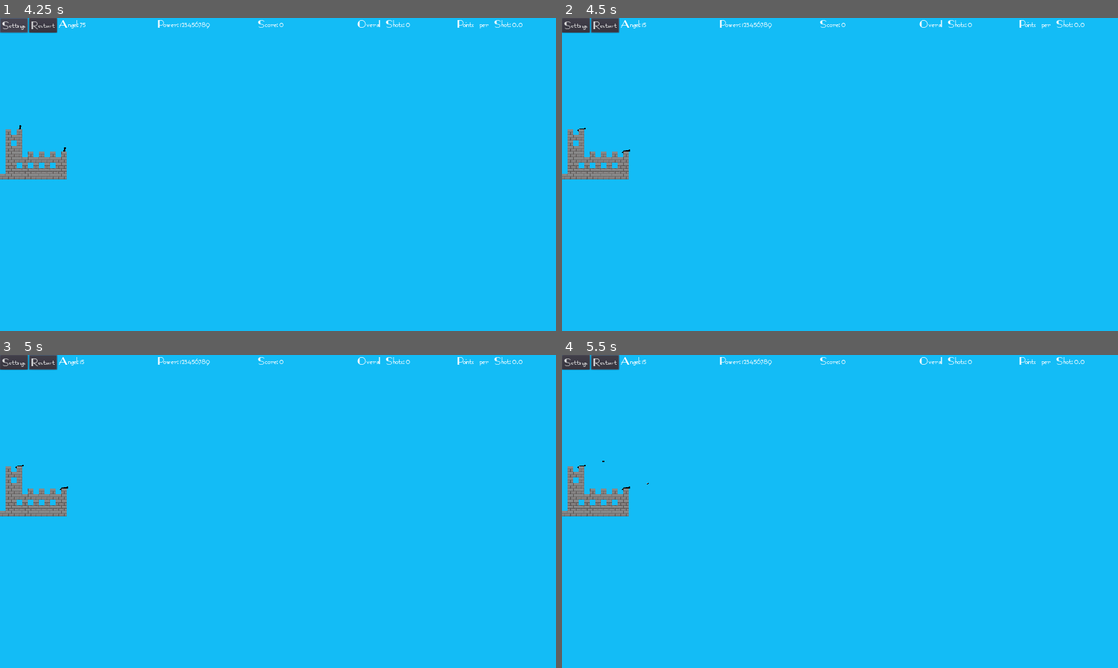
Above: before the commit, frames 1-4 (two rows, left to right).
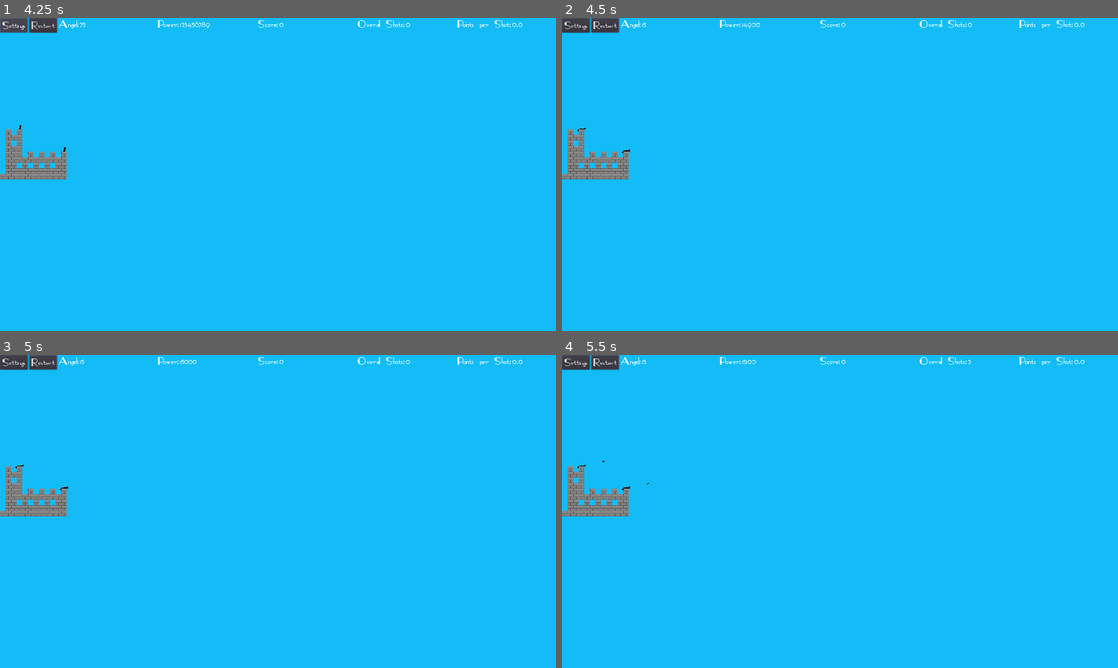
Above: after the commit, the same moments.

Repository: Coding-4Fun/Just4Fun_Mini_Shootergame
Game: Godot game, scene res://MainGame.tscn
Two runs of this game, one before a commit and one after it. Both use one fixed random seed, a clock stepped at 60 frames per second and the inputs below.
Inputs (mouse positions are in pixels of both pictures, inside the frame that each line leads up to):
- Up to frame 1 (4.25 s): click "Restart" at 0.5 s; click "Restart" at 1.25 s; click "Restart" at 2 s; click "Enable Target Timer" at 2.75 s; click "Settings" at 3.5 s
- Up to frame 2 (4.5 s): move the mouse to (962, 158) at 4.27 s; hold Right (ui_right) from 4.28 s (still down); tap Mouse wheel down (cannon_power_minus) at 4.35 s
- Up to frame 3 (5 s): keep holding Right (ui_right); tap Mouse wheel up (cannon_power_plus) at 4.55 s
- Up to frame 4 (5.5 s): tap Enter at 5 s; move the mouse to (728, 527) at 5.02 s; release Right (ui_right) at 5.03 s; hold Down (ui_down) from 5.03 s (still down); tap Mouse wheel up (cannon_power_plus) at 5.1 s; tap Space (cannon_shoot) at 5.3 s

Frame 1 is identical in both runs. In frame 2, less than 0.1% of the frame differs, in the area x 32-38%, y 1-4%; in frame 3, less than 0.1%; in frame 4, less than 0.1%, in the area x 32-74%, y 1-4%.

Commit message:
Chg: Verbindung der Signals an den SignalBus angepasst

Diff:
--- a/Cannon/Cannon.gd
+++ b/Cannon/Cannon.gd
@@ -1,9 +1,4 @@
 extends Node2D
-
-signal CannonPowerChange
-signal CannonAngelChange
-signal CannonShoot
-
 
 export var left:bool = true
 
@@ -15,7 +10,6 @@
 var can_shoot = true
 var current_rotation = 0
 
-onready var Bullet = preload("res://CannonBall/Cannonball.tscn")
 onready var Muzzle = get_node("Barrel/Muzzle")
 onready var Barrel = get_node("Barrel")
 onready var Main = get_tree().get_root().get_node("MainGame")
@@ -23,25 +17,28 @@
 
 func _ready():
 	## Kannonen umdrehen, wenn auf der rechten Seite
-	connect("CannonAngelChange", Preloads.UIMain, "_on_Cannon_CannonAngelChange")
+	SignalBus.connect("CannonAngelChange", Preloads.UIMain, "_on_Cannon_CannonAngelChange")
+	SignalBus.connect("CannonPowerChange", Preloads.UIMain, "_on_Cannon_CannonPowerChange")
+	SignalBus.connect("CannonShoot", Preloads.UIMain, "_on_Cannon_Shot")
 	pass
+
 
 func _unhandled_input(event):
 	if event.is_action_released("cannon_shoot") and can_shoot:
-		var b = Bullet.instance()
+		var b = Preloads.Bullet.instance()
 		Main.add_child(b)
+		b.Ply = name
 		b.add_to_group("Shoots")
-		b.connect("exploded", Main, "_on_Bullet_exploded")
 		b.transform = Muzzle.global_transform
 		b.velocity = b.transform.x * muzzle_velocity
 		b.g = gravity
-		emit_signal("CannonShoot")
+		SignalBus.emit_signal("CannonShoot")
 	if event.is_action_released("cannon_power_plus"):
 		muzzle_velocity = clamp(muzzle_velocity+100, min_velocity, max_velocity)
-		emit_signal("CannonPowerChange", muzzle_velocity)
+		SignalBus.emit_signal("CannonPowerChange", muzzle_velocity)
 	if event.is_action_released("cannon_power_minus"):
 		muzzle_velocity = clamp(muzzle_velocity-100, min_velocity, max_velocity)
-		emit_signal("CannonPowerChange", muzzle_velocity)
+		SignalBus.emit_signal("CannonPowerChange", muzzle_velocity)
 #		can_shoot = false
 
 
@@ -52,10 +49,10 @@
 
 	if can_shoot:
 		if current_rotation != clampedBarrel:
-			emit_signal("CannonAngelChange", clampedBarrel*-1)
+			SignalBus.emit_signal("CannonAngelChange", clampedBarrel*-1)
 			current_rotation = clampedBarrel
 
 
 func _reset_CannonPower() -> void:
-	muzzle_velocity = 1500
-	emit_signal("CannonPowerChange", muzzle_velocity)
+	muzzle_velocity = min_velocity
+	SignalBus.emit_signal("CannonPowerChange", muzzle_velocity)
